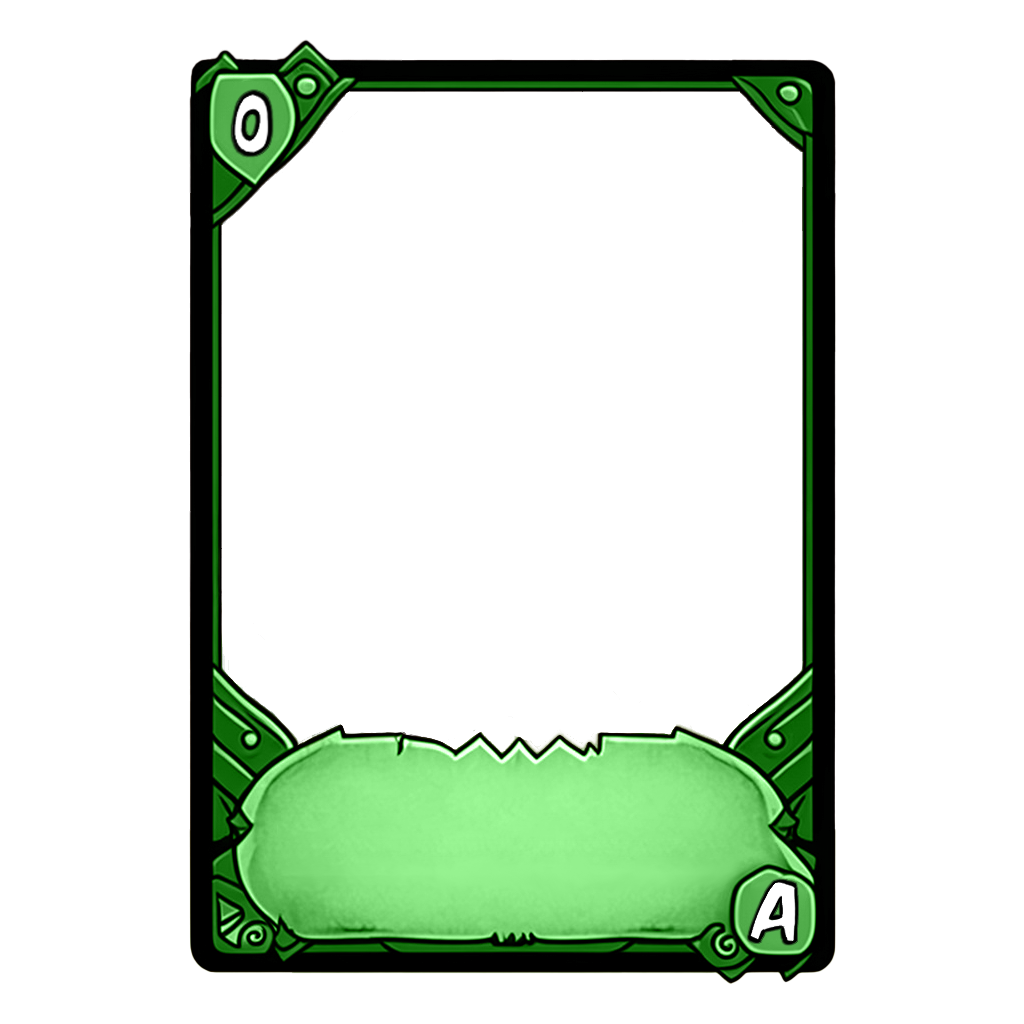
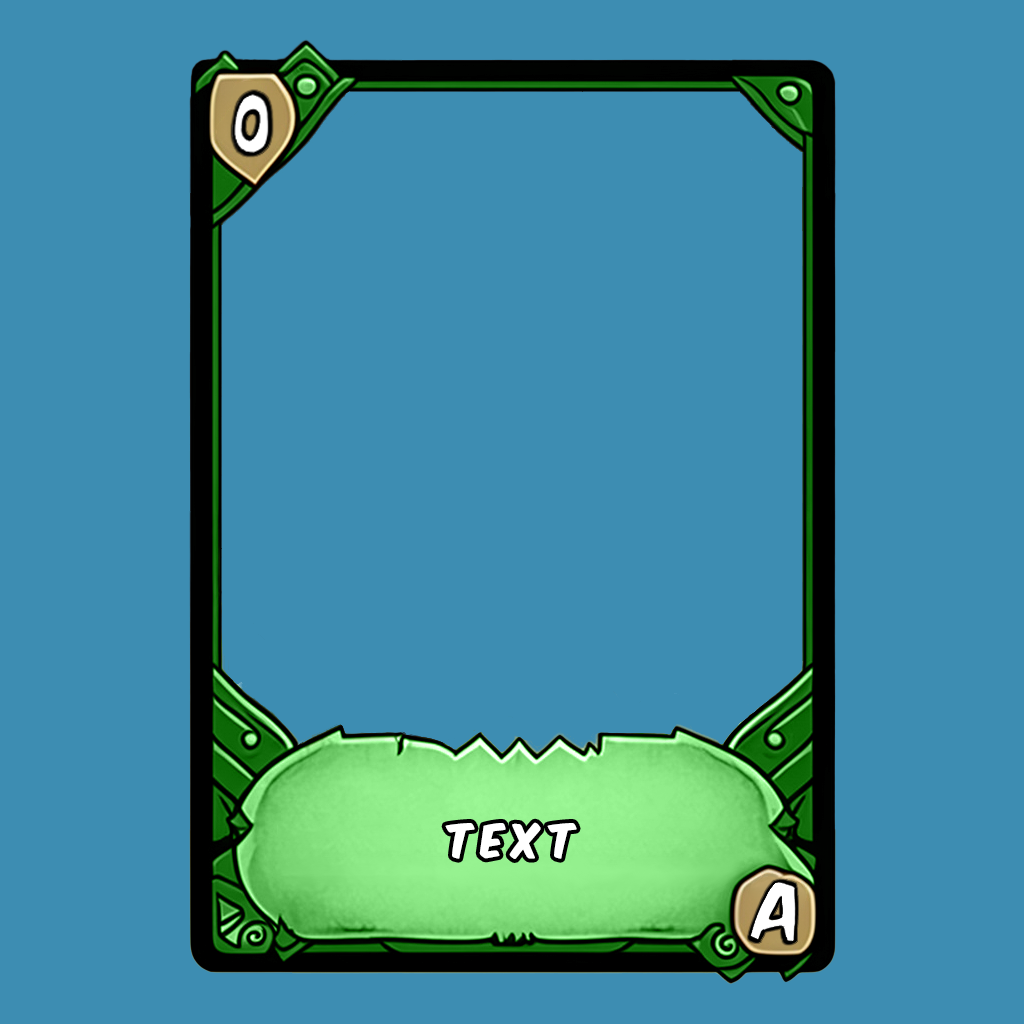
Layer changes from the first w=1024, h=1024 image to the second:
added layer "TEXT" above "Number and Grade Backings" over box(445, 822, 577, 859)
added layer "Number and Grade Backings" above "Green Card" over box(209, 68, 817, 956)
showed "Layer 6" over box(0, 0, 1024, 1024)
